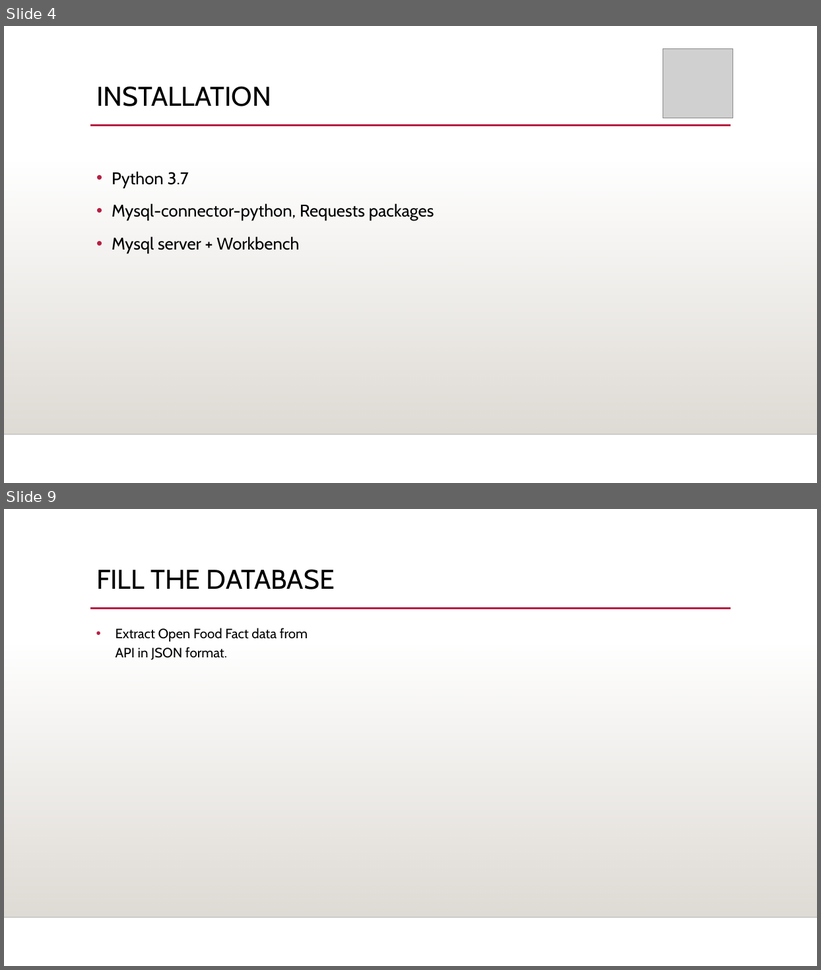
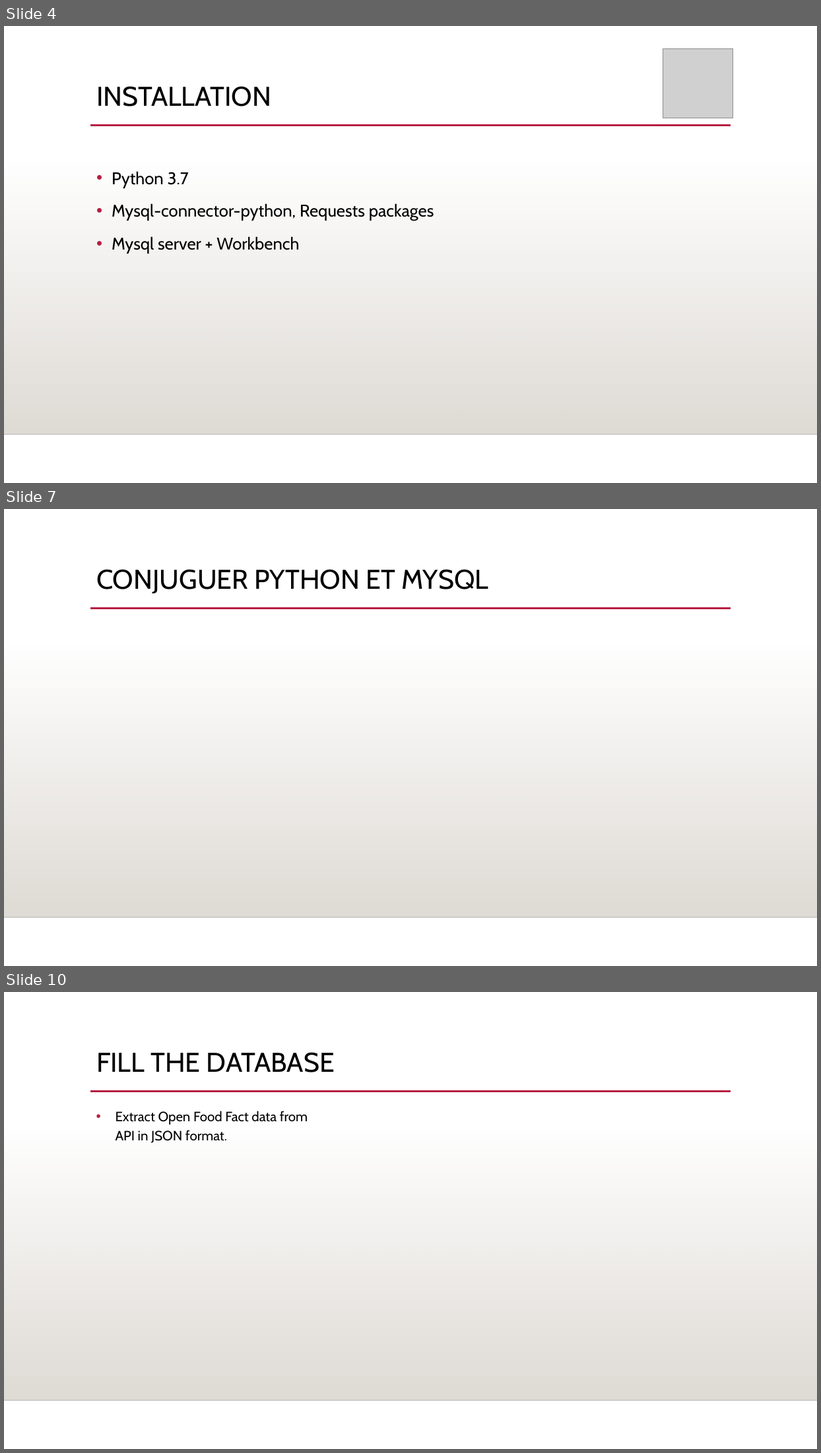
Before and after one commit to Goro-Majima/OpenFoodFacts, a slide deck: SLIDESHOW PROJECT 5.pptx. Shown one above the other, each under a label of ours: slides 4 and 9 before the commit, slides 4, 7 and 10 after it; the slides between them are not shown. The pictures are 821x970 and 821x1453 pixels, drawn with LibreOffice and Linux fonts; fonts in the diff are those of the drawing; grey boxes stand for pictures; background and template pictures are left out. Boxes give left, top, right and bottom in pixels: in the first picture for what was removed or moved away, otherwise in the second. Text is boxed around its words. In the diff, an @@ line names an element or a change of style, - is before the commit and + after.

```diff
--- a/SLIDESHOW PROJECT 5.pptx
+++ b/SLIDESHOW PROJECT 5.pptx
@@ slide 7 added at (4,509,817,966), background picture (left out); not listed: 3 template elements that a slide beside it also shows @@
@@ title added at (96,569,488,593), 32 pt, text #000000 @@
+CONJUGUER PYTHON ET MYSQL
@@ what was slide 9 is now slide 10 @@
```
Also in this commit, not shown: 5 slides changed, 1 other slide added, 1 slide removed, 4 other files.
